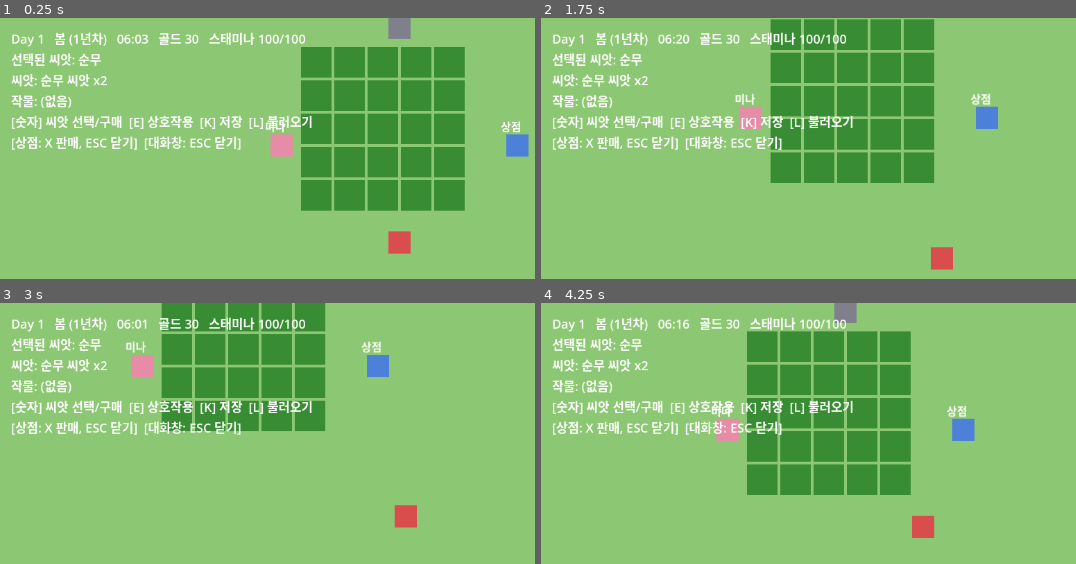
Above: before the commit, frames 1-4 (two rows, left to right).
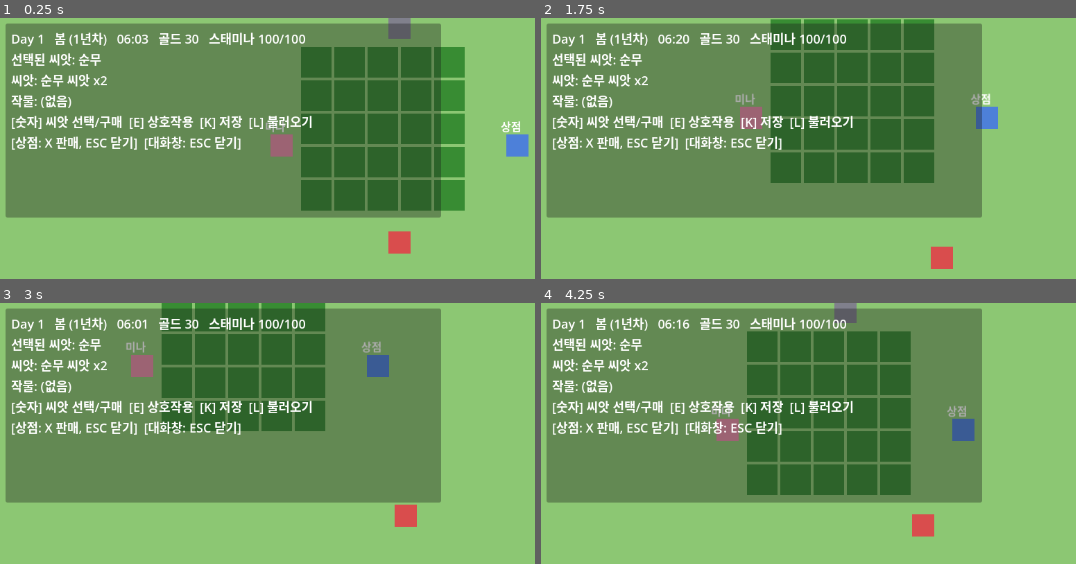
Above: after the commit, the same moments.

Repository: werfriend808/quiet-acres
Game: Godot game, scene res://scenes/Main.tscn
Same seed, same stepped clock (60 frames per second), same inputs: the game is played once before the commit and once after it.
Inputs:
- Up to frame 1 (0.25 s): no input
- Up to frame 2 (1.75 s): tap Enter (ui_accept) at 0.5, 0.77, 1.52 s; hold Right (ui_right) 0.53-1.28 s; tap 1 at 0.6 s; hold Down (ui_down) from 1.28 s (still down); tap X at 1.35 s
- Up to frame 3 (3 s): release Down (ui_down) at 2.03 s; hold Right (ui_right) 2.03-2.78 s; tap K at 2.1 s; hold Up (ui_up) from 2.78 s (still down); tap L at 2.85 s
- Up to frame 4 (4.25 s): tap Enter (ui_accept) at 3.02, 3.77 s; release Up (ui_up) at 3.53 s; hold Left (ui_left) from 3.53 s (still down); tap 1 at 3.6 s

The runs differ from the first frame. In frame 1, 58% of the frame differs, in the area x 0-83%, y 1-77%; in frame 2, 58%; in frame 3, 58%; in frame 4, 58%, in the area x 0-83%, y 1-91%.
Error after the commit: Trying to assign value of type 'ColorRect' to a variable of type 'Node2D'. (res://scripts/interactable.gd:27)

Commit message:
Enhance gameplay with visual feedback and polish
- Added growth progress bar to FarmPlot for visualizing crop growth.
- Implemented subtle pulsing effect on successful actions in FarmPlot.
- Introduced bobbing animation for NPCs and player during movement.
- Updated background transition with smooth color tweening on season change.
- Improved HUD with an InfoPanel for better user experience.
- Ensured proper initialization of NPCs in their respective classes.

Diff:
--- a/scenes/FarmPlot.tscn
+++ b/scenes/FarmPlot.tscn
@@ -9,3 +9,9 @@
 position = Vector2(-22, -22)
 size = Vector2(44, 44)
 color = Color(0.22, 0.55, 0.2, 1)
+
+[node name="GrowthBar" type="ColorRect" parent="."]
+position = Vector2(-20, 18)
+size = Vector2(0, 4)
+color = Color(1, 1, 0.4, 1)
+visible = false
--- a/scenes/Main.tscn
+++ b/scenes/Main.tscn
@@ -39,6 +39,13 @@
 
 [node name="HUD" type="CanvasLayer" parent="." unique_id=1531471915]
 
+[node name="InfoPanel" type="Panel" parent="HUD"]
+offset_left = 8.0
+offset_top = 8.0
+offset_right = 636.0
+offset_bottom = 288.0
+modulate = Color(1, 1, 1, 0.6)
+
 [node name="InfoLabel" type="Label" parent="HUD" unique_id=1036222500]
 offset_left = 16.0
 offset_top = 16.0
--- a/scripts/farm_plot.gd
+++ b/scripts/farm_plot.gd
@@ -6,16 +6,21 @@
 ## M1: 작물 종류가 여러 개이므로 심는 시점에 GameManager.selected_crop을 저장해두고
 ## 그 작물의 성장 시간/색상을 CropData에서 조회한다.
 ## M2: 모든 행동은 스태미나를 소모하며, 상태는 세이브/로드 대상이다.
+## M5: WATERED 상태일 때 성장 진행률을 GrowthBar로 보여주고, 행동이 성공할 때마다
+## 살짝 커졌다 줄어드는 펄스 트윈으로 손맛을 준다. (FarmPlot은 자체 _process가 있으므로
+## Interactable의 bob 애니메이션은 자동으로 적용되지 않는다.)
 
 enum State { GRASS, TILLED, PLANTED, WATERED, READY }
 
 const TOO_TIRED_MESSAGE: String = "너무 지쳤다. 쉬어야겠다."
+const GROWTH_BAR_WIDTH: float = 40.0
 
 var state: int = State.GRASS
 var grow_timer: float = 0.0
 var planted_crop: String = ""
 
 @onready var visual: ColorRect = $Visual
+@onready var growth_bar: ColorRect = $GrowthBar
 
 
 func _ready() -> void:
@@ -27,9 +32,13 @@
 	if state == State.WATERED:
 		grow_timer += delta
 		var grow_time: float = CropData.SEEDS.get(planted_crop, {}).get("grow_time", 15.0)
+		growth_bar.visible = true
+		growth_bar.size.x = GROWTH_BAR_WIDTH * clamp(grow_timer / grow_time, 0.0, 1.0)
 		if grow_timer >= grow_time:
 			state = State.READY
 			_update_visual()
+	else:
+		growth_bar.visible = false
 
 
 ## 상태에 따라 알맞은 동작을 수행하고 결과 메시지를 반환
@@ -40,6 +49,7 @@
 				return TOO_TIRED_MESSAGE
 			state = State.TILLED
 			_update_visual()
+			_play_action_pulse()
 			return "밭을 갈았다."
 		State.TILLED:
 			var crop_name: String = GameManager.selected_crop
@@ -54,6 +64,7 @@
 			planted_crop = crop_name
 			state = State.PLANTED
 			_update_visual()
+			_play_action_pulse()
 			return "%s 씨앗을 심었다." % crop_name
 		State.PLANTED:
 			if not GameManager.use_stamina(GameManager.STAMINA_COST_WATER):
@@ -61,6 +72,7 @@
 			state = State.WATERED
 			grow_timer = 0.0
 			_update_visual()
+			_play_action_pulse()
 			return "물을 주었다."
 		State.WATERED:
 			return "아직 자라는 중..."
@@ -71,6 +83,7 @@
 			grow_timer = 0.0
 			GameManager.add_item(planted_crop, 1)
 			_update_visual()
+			_play_action_pulse()
 			return "%s 수확!" % planted_crop
 	return ""
 
@@ -90,6 +103,13 @@
 			visual.color = crop_color
 
 
+## 행동이 성공했을 때 타일이 살짝 커졌다 원래 크기로 돌아오는 손맛 연출
+func _play_action_pulse() -> void:
+	visual.scale = Vector2(1.15, 1.15)
+	var tween: Tween = create_tween()
+	tween.tween_property(visual, "scale", Vector2.ONE, 0.15).set_trans(Tween.TRANS_QUAD).set_ease(Tween.EASE_OUT)
+
+
 ## 세이브용 상태 스냅샷
 func get_save_state() -> Dictionary:
 	return {
--- a/scripts/interactable.gd
+++ b/scripts/interactable.gd
@@ -2,9 +2,39 @@
 class_name Interactable
 
 ## 상호작용 가능한 오브젝트의 공통 인터페이스
-## FarmPlot, ShopNPC 등이 이를 상속하여 interact()를 오버라이드한다.
+## FarmPlot, ShopNPC, VillagerNPC 등이 이를 상속하여 interact()를 오버라이드한다.
 ## Player는 이 타입으로만 캐스팅해서 다루므로 서로 다른 종류의
 ## 오브젝트를 하나의 "가장 가까운 상호작용 대상" 탐색 루프로 처리할 수 있다.
+##
+## M5: NPC류에 적용되는 은은한 대기 애니메이션(bob)도 여기서 기본 제공한다.
+## "Visual"이라는 이름의 자식 노드가 있으면 자동으로 위아래로 살짝 흔들린다.
+## FarmPlot처럼 자체 _process가 필요한 하위 클래스는 _process를 오버라이드하면
+## 이 애니메이션이 자동으로 꺼진다. ShopNPC/VillagerNPC처럼 자체 _ready가 있는
+## 하위 클래스는 super._ready()를 호출해야 bob 애니메이션이 활성화된다.
+
+@export var bob_enabled: bool = true
+@export var bob_amplitude: float = 3.0
+@export var bob_speed: float = 2.0
+
+var _bob_time: float = 0.0
+var _base_visual_y: float = 0.0
+var _visual: Node2D = null
+
+
+func _ready() -> void:
+	if not bob_enabled:
+		return
+	_visual = get_node_or_null("Visual")
+	if _visual:
+		_base_visual_y = _visual.position.y
+
+
+func _process(delta: float) -> void:
+	if not bob_enabled or _visual == null:
+		return
+	_bob_time += delta
+	_visual.position.y = _base_visual_y + sin(_bob_time * bob_speed) * bob_amplitude
+
 
 func interact() -> String:
 	return ""
--- a/scripts/main.gd
+++ b/scripts/main.gd
@@ -48,7 +48,9 @@
 
 
 func _update_background() -> void:
-	bg_color.color = SEASON_BG_COLORS.get(GameManager.get_season(), Color(0.1, 0.1, 0.1))
+	var target_color: Color = SEASON_BG_COLORS.get(GameManager.get_season(), Color(0.1, 0.1, 0.1))
+	var tween: Tween = create_tween()
+	tween.tween_property(bg_color, "color", target_color, 1.2).set_trans(Tween.TRANS_SINE).set_ease(Tween.EASE_IN_OUT)
 
 
 func _process(_delta: float) -> void:
--- a/scripts/player.gd
+++ b/scripts/player.gd
@@ -3,8 +3,17 @@
 const SPEED: float = 140.0
 const INTERACT_RANGE: float = 40.0
 
+# M5: 걷는 동안 살짝 위아래로 흔들리는 걷기 애니메이션용 상수/상태.
+const WALK_BOB_AMPLITUDE: float = 2.5
+const WALK_BOB_SPEED: float = 10.0
+const BASE_VISUAL_Y: float = -16.0
 
-func _physics_process(_delta: float) -> void:
+@onready var visual: ColorRect = $Visual
+
+var _walk_time: float = 0.0
+
+
+func _physics_process(delta: float) -> void:
 	var input_vector := Vector2.ZERO
 	input_vector.x = Input.get_action_strength("ui_right") - Input.get_action_strength("ui_left")
 	input_vector.y = Input.get_action_strength("ui_down") - Input.get_action_strength("ui_up")
@@ -21,9 +30,19 @@
 
 	velocity = input_vector.limit_length(1.0) * SPEED
 	move_and_slide()
+	_update_walk_bob(delta)
 
 	if Input.is_action_just_pressed("ui_accept"):
 		_try_interact()
+
+
+func _update_walk_bob(delta: float) -> void:
+	if velocity.length() > 1.0:
+		_walk_time += delta * WALK_BOB_SPEED
+		visual.position.y = BASE_VISUAL_Y + sin(_walk_time) * WALK_BOB_AMPLITUDE
+	else:
+		_walk_time = 0.0
+		visual.position.y = BASE_VISUAL_Y
 
 
 ## 숫자키/X/ESC/K/L 등 "한 번 눌렀을 때만" 반응해야 하는 입력은 물리 프레임마다
--- a/scripts/shop_npc.gd
+++ b/scripts/shop_npc.gd
@@ -4,6 +4,7 @@
 ## 상점 NPC. 플레이어가 상호작용하면 ShopUI를 토글한다.
 
 func _ready() -> void:
+	super._ready()
 	add_to_group("npc")
 
 
--- a/scripts/villager_npc.gd
+++ b/scripts/villager_npc.gd
@@ -12,6 +12,7 @@
 
 
 func _ready() -> void:
+	super._ready()
 	add_to_group("npc")
 
 
